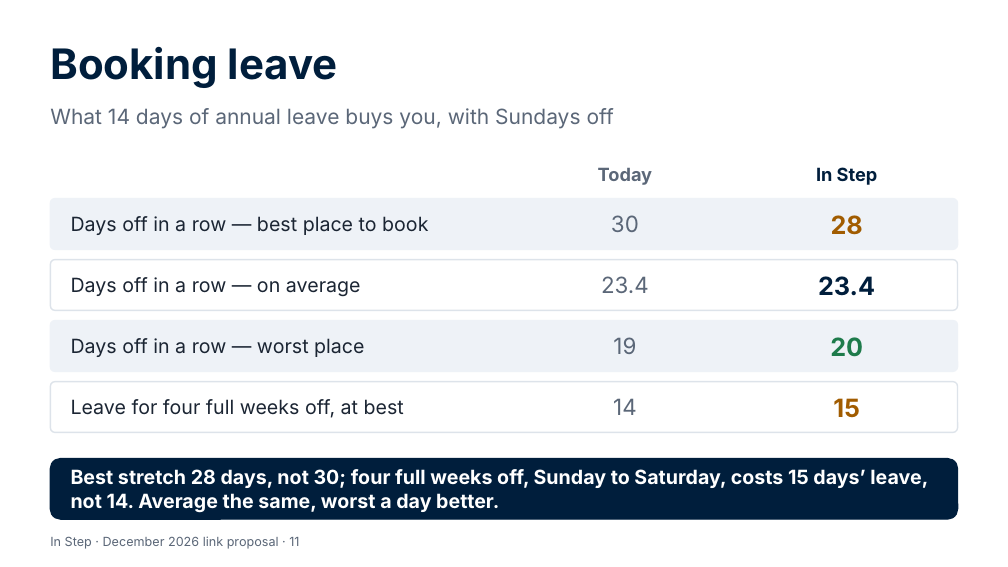
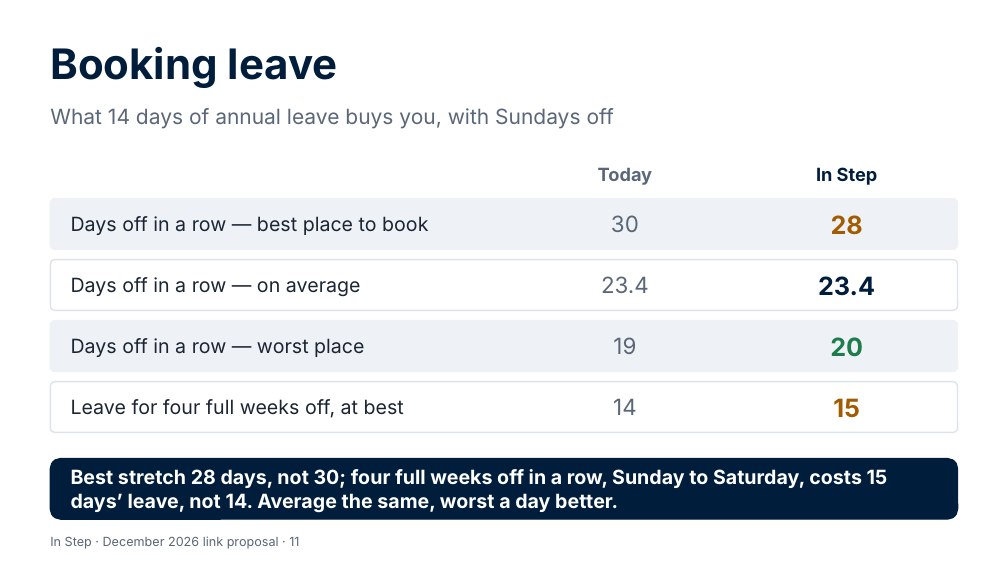
Before and after one commit to Garethdavidmiller/roster-app, a slide deck: slide 11 of docs/links-26/presentations/In-Step-for-colleagues.pptx. Drawn at 1008x567 pixels with LibreOffice and Linux fonts; fonts in the diff are those of the drawing. Boxes give left, top, right and bottom in pixels: in the first picture for what was removed or moved away, otherwise in the second. Text is boxed around its words. In the diff, an @@ line names an element or a change of style, - is before the commit and + after.

```diff
--- a/docs/links-26/presentations/In-Step-for-colleagues.pptx
+++ b/docs/links-26/presentations/In-Step-for-colleagues.pptx
@@ text at (71,469,888,513): text changed @@
-Best stretch 28 days, not 30; four full weeks off, Sunday to Saturday, costs 15 days’ leave, not 14. Average the same, worst a day better.
+Best stretch 28 days, not 30; four full weeks off in a row, Sunday to Saturday, costs 15 days’ leave, not 14. Average the same, worst a day better.
```
Also in this commit, not shown: 3 other slides changed, 16 other files.
